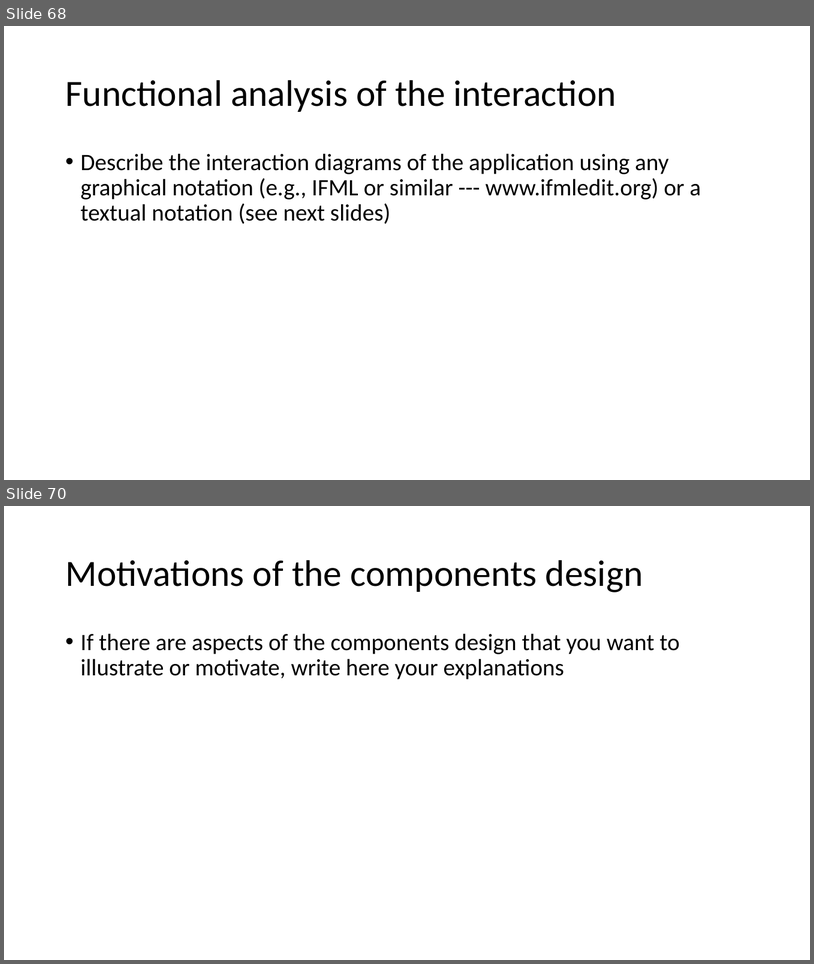
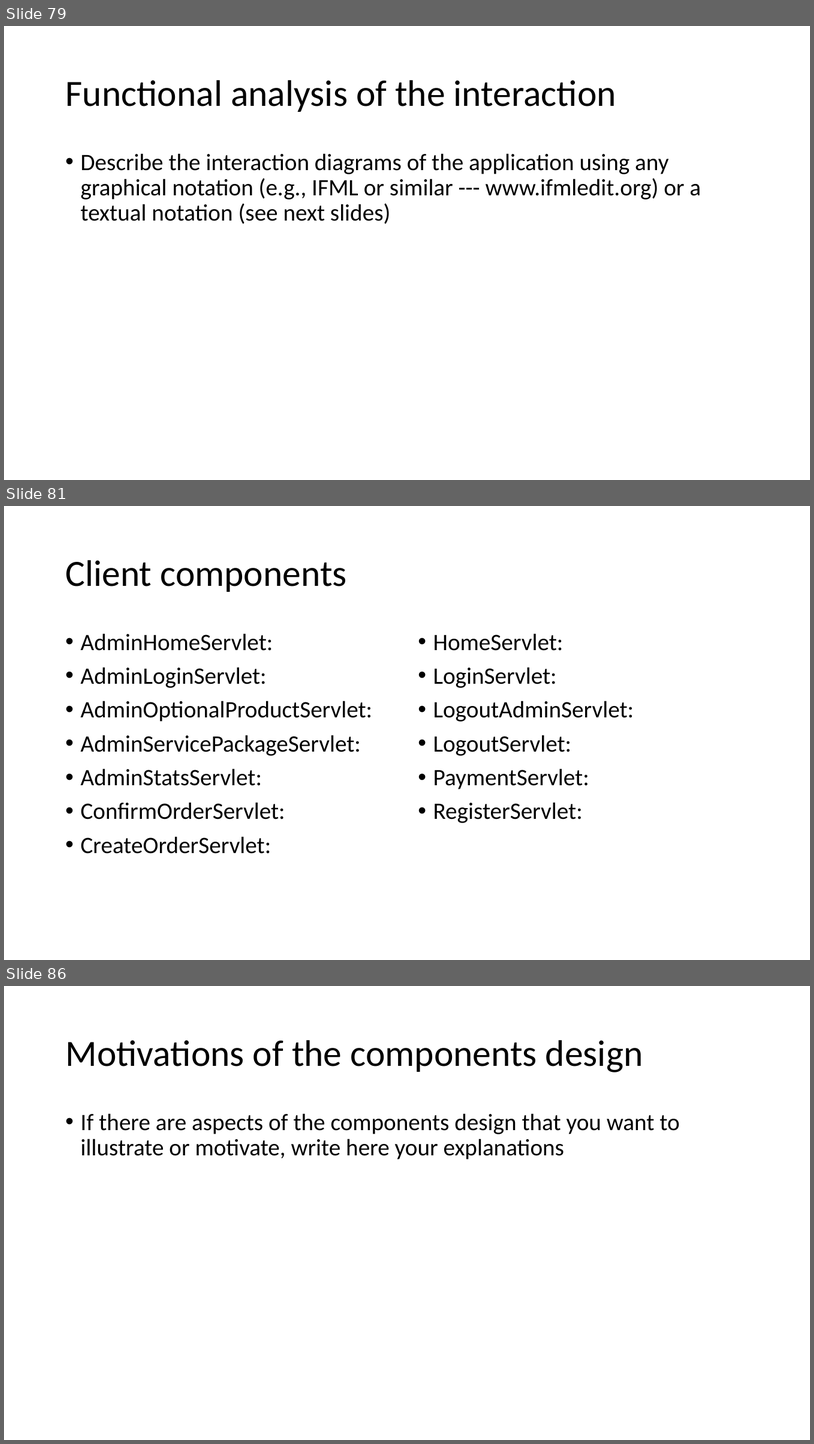
Before and after one commit to matteovisotto/DB2-SirianiVisotto, a slide deck: Documentation.pptx. Shown one above the other, each under a label of ours: slides 68 and 70 before the commit, slides 79, 81 and 86 after it; the slides between them are not shown. The pictures are 814x964 and 814x1444 pixels, drawn with LibreOffice and Linux fonts; fonts in the diff are those of the drawing. Boxes give left, top, right and bottom in pixels: in the first picture for what was removed or moved away, otherwise in the second. Text is boxed around its words. In the diff, an @@ line names an element or a change of style, - is before the commit and + after.

```diff
--- a/Documentation.pptx
+++ b/Documentation.pptx
@@ slide 81 added at bbox=[4, 506, 810, 960], background #FFFFFF @@
@@ title added at bbox=[65, 560, 347, 592], 44 pt, text #000000 @@
+Client components
@@ text added at bbox=[81, 633, 373, 853], 28 pt, text #000000 @@
+• AdminHomeServlet:
+• AdminLoginServlet:
+• AdminOptionalProductServlet:
+• AdminServicePackageServlet:
+• AdminStatsServlet:
+• ConfirmOrderServlet:
+• CreateOrderServlet:
@@ text added at bbox=[434, 633, 634, 823], 28 pt, text #000000 @@
+• HomeServlet:
+• LoginServlet:
+• LogoutAdminServlet:
+• LogoutServlet:
+• PaymentServlet:
+• RegisterServlet:
@@ what was slide 68 is now slide 79 @@
@@ what was slide 70 is now slide 86 @@
```
Also in this commit, not shown: 4 slides changed, 16 other slides added, 1 slide removed, 2 other files.
